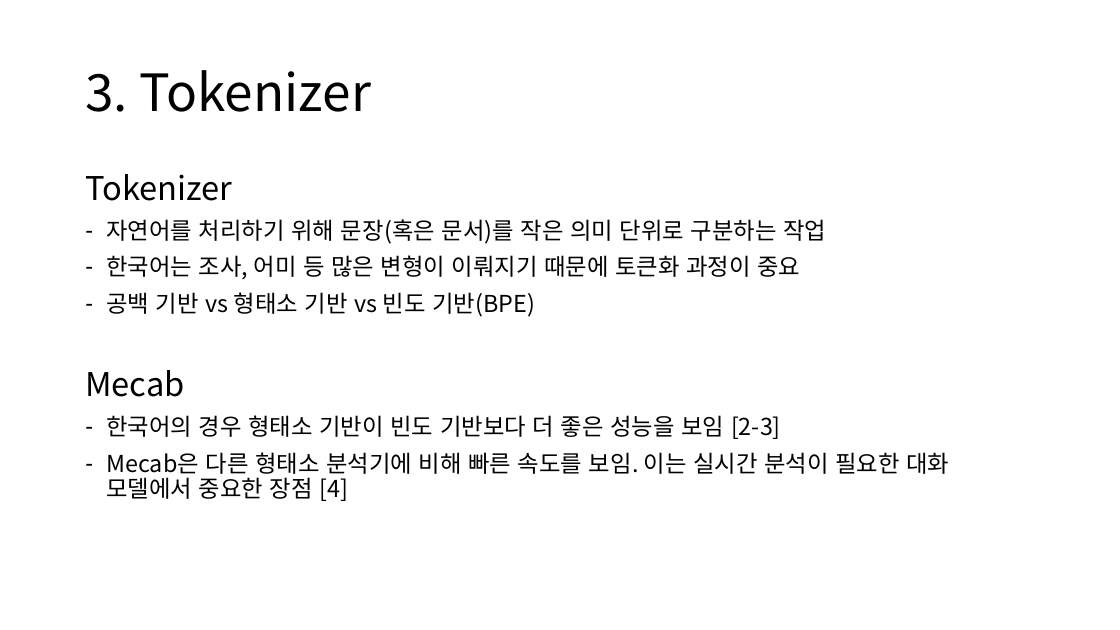
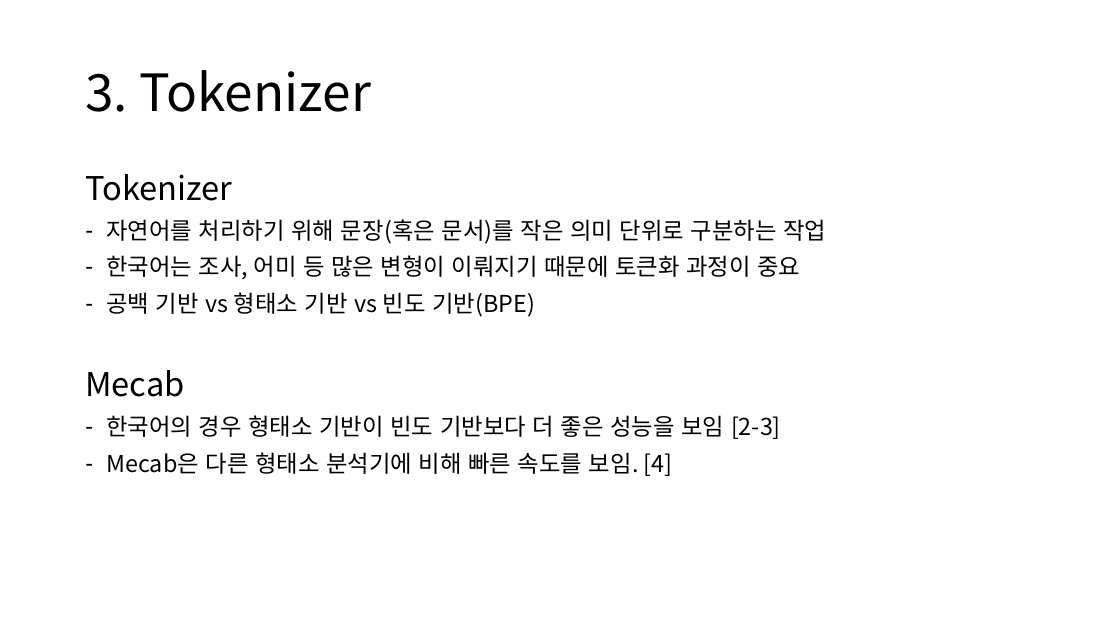
Before and after one commit to yongsun-yoon/chatbot, a slide deck: slide 5 of Rasa custom NLU 모델 개발.pptx. Drawn at 1120x630 pixels with LibreOffice and Linux fonts; fonts in the diff are those of the drawing. Boxes give left, top, right and bottom in pixels: in the first picture for what was removed or moved away, otherwise in the second. Text is boxed around its words. In the diff, an @@ line names an element or a change of style, - is before the commit and + after.

```diff
--- a/Rasa custom NLU 모델 개발.pptx
+++ b/Rasa custom NLU 모델 개발.pptx
@@ text at <box>106,452,673,476</box>: text changed @@
-– Mecab은 다른 형태소 분석기에 비해 빠른 속도를 보임. 이는 실시간 분석이 필요한 대화 모델에서 중요한 장점 [4]
+– Mecab은 다른 형태소 분석기에 비해 빠른 속도를 보임. [4]
```
Also in this commit, not shown: 8 other slides changed, 9 slides added, 3 slides removed, 26 other files.
